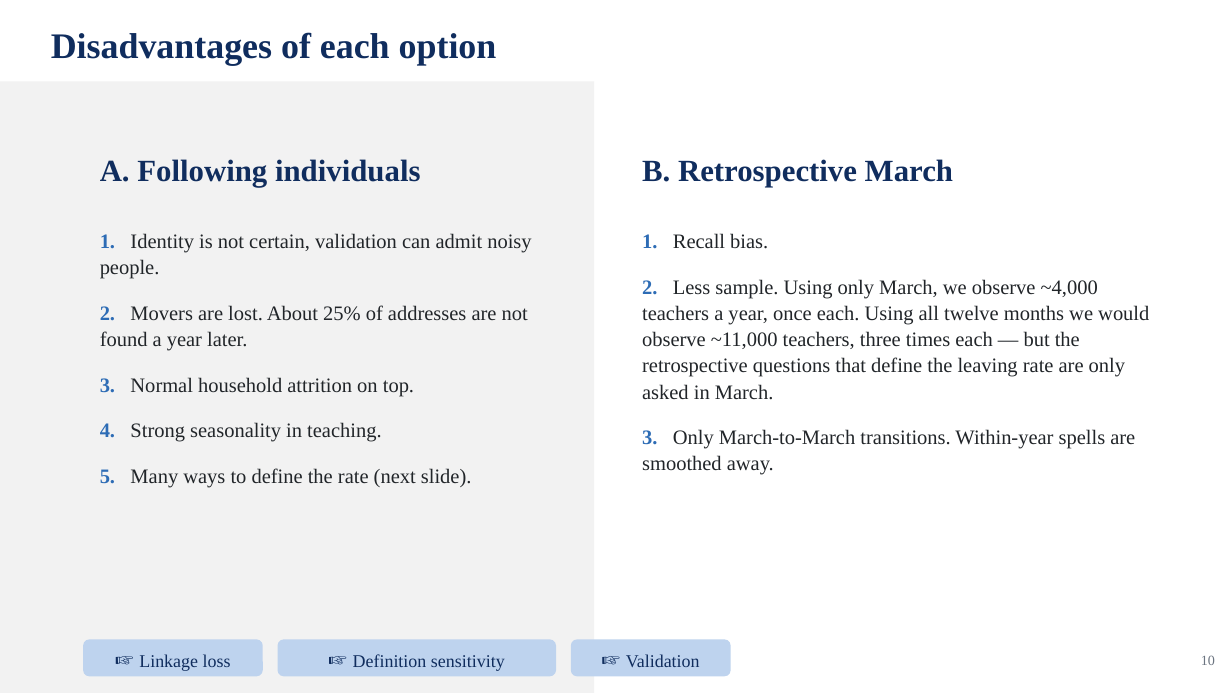
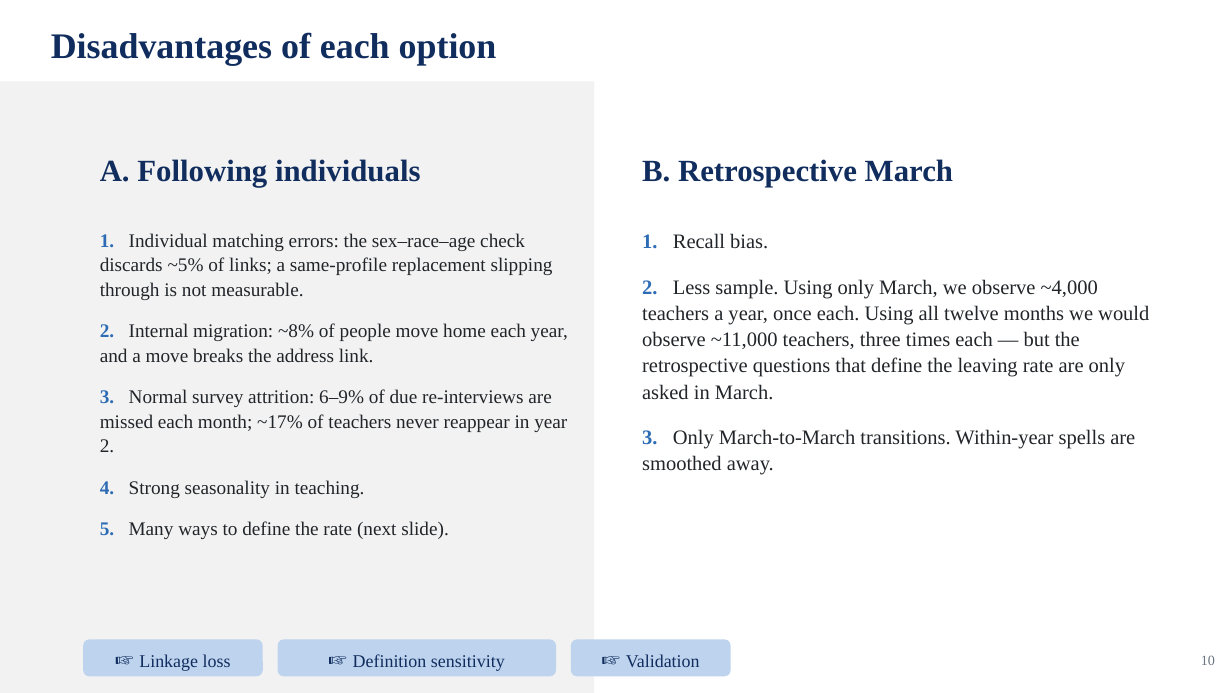
Before and after one commit to jedr1-ship-it/Alternative-Pathways----Quant, a slide deck: slide 10 of report/data_cluster/Proyect_US_cluster.pptx. Drawn at 1232x693 pixels with LibreOffice and Linux fonts; fonts in the diff are those of the drawing. Boxes give left, top, right and bottom in pixels: in the first picture for what was removed or moved away, otherwise in the second. Text is boxed around its words. In the diff, an @@ line names an element or a change of style, - is before the commit and + after.

```diff
--- a/report/data_cluster/Proyect_US_cluster.pptx
+++ b/report/data_cluster/Proyect_US_cluster.pptx
@@ text at (100, 233, 568, 453): text changed; size 16 to 15 pt @@
-1. Identity is not certain, validation can admit noisy people.
-2. Movers are lost. About 25% of addresses are not found a year later.
-3. Normal household attrition on top.
+1. Individual matching errors: the sex–race–age check discards ~5% of links; a same-profile replacement slipping through is not measurable.
+2. Internal migration: ~8% of people move home each year, and a move breaks the address link.
+3. Normal survey attrition: 6–9% of due re-interviews are missed each month; ~17% of teachers never reappear in year 2.
@@ text at (100, 480, 449, 539): size 16 to 15 pt in "4. Strong seasonality in teaching.", "5. Many ways to define the rate ..."; line spacing 20.5pt to 19.2pt; less space between paragraphs @@
```
Also in this commit, not shown: 4 other files.
